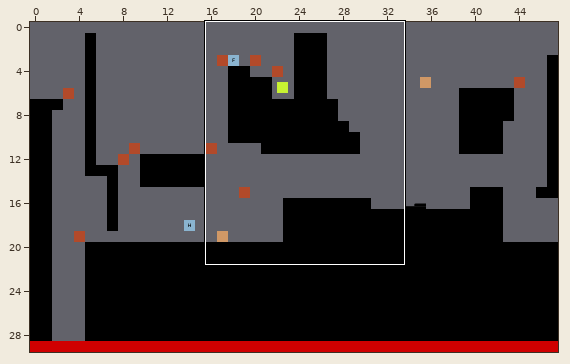
Level history. Tiled map: maps/level_02.tmx. Above: a wide view before the commit, with the close-up outlined.
Close-up. Earlier state:
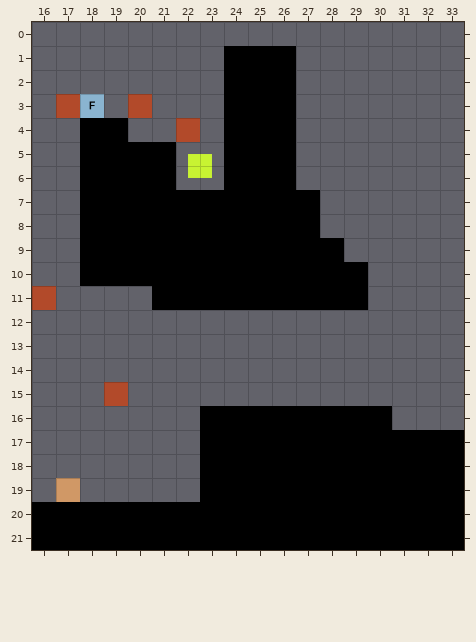
Cells are 64x64 px. Shown: x 16..33, y 0..21. The commit also changed other parts of the map, which this record leaves out.
And afterwards:
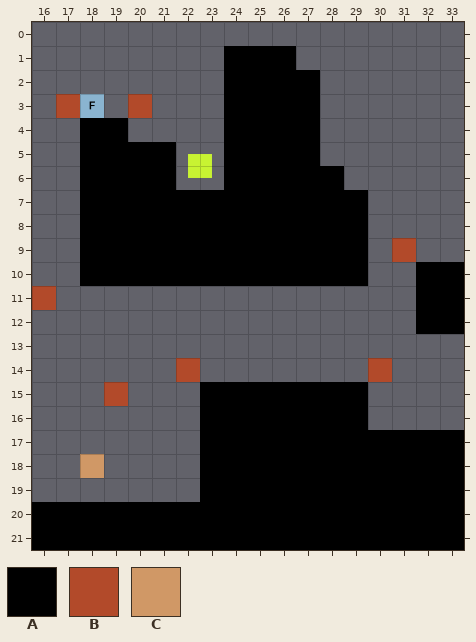
Key: from "tileset": A 78, B 81, C 85.
_ is an empty cell.
Objects are placed by their top-left corner, in cells (3,4 is the top-left corner of cell 3,4); size is 1x1 cell unless given.
Change:
Layer "layer_limits":
y 4: x 22 B -> _
y 9: x 31 _ -> B
y 14: x 22 _ -> B; x 30 _ -> B
Layer "layer_platforms":
y 2..5: x 27 _ -> A
y 6: x 27..28 __ -> AA
y 7..8: x 28..29 __ -> AA
y 9: x 29 _ -> A
y 10: x 32..33 __ -> AA
y 11: x 21..29 AAAAAAAAA -> _________; x 32..33 __ -> AA
y 12: x 32..33 __ -> AA
y 15: x 23..29 _______ -> AAAAAAA
y 16: x 30 A -> _
Layer "Box":
removed: C at 17,19
Layer "BigBox":
added: C at 18,18
Changed places in both close-ups, as pixel boxes (x1, y1, x2, y2):
added: (296, 70, 368, 262)
removed: (176, 118, 200, 142)
added: (392, 238, 464, 334)
removed: (152, 286, 368, 310)
changed: (176, 358, 392, 430)
changed: (56, 454, 104, 502)
